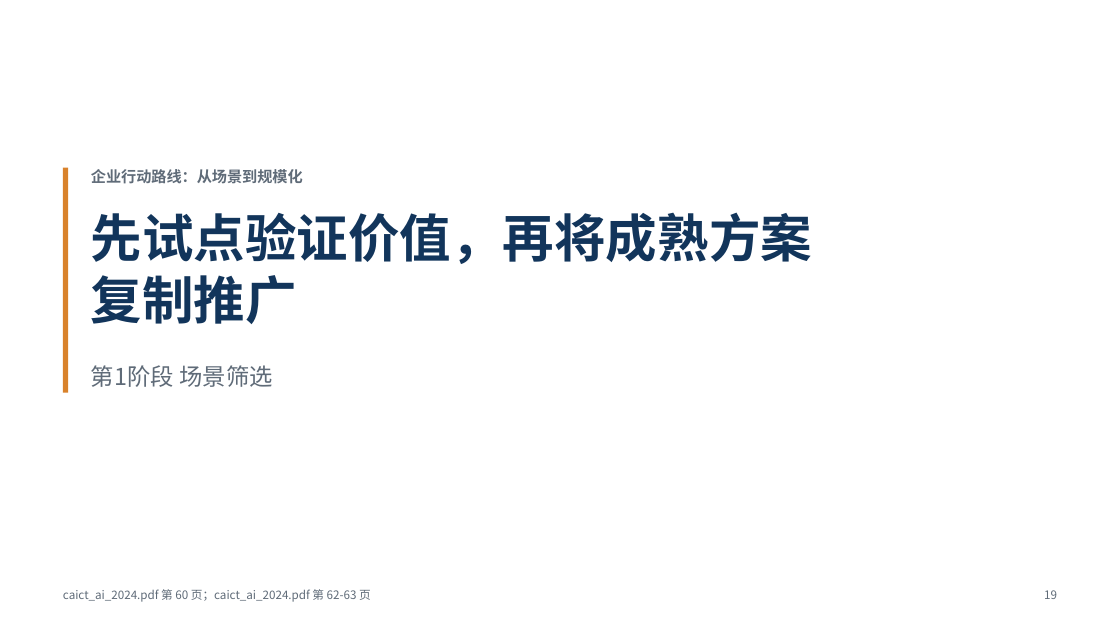
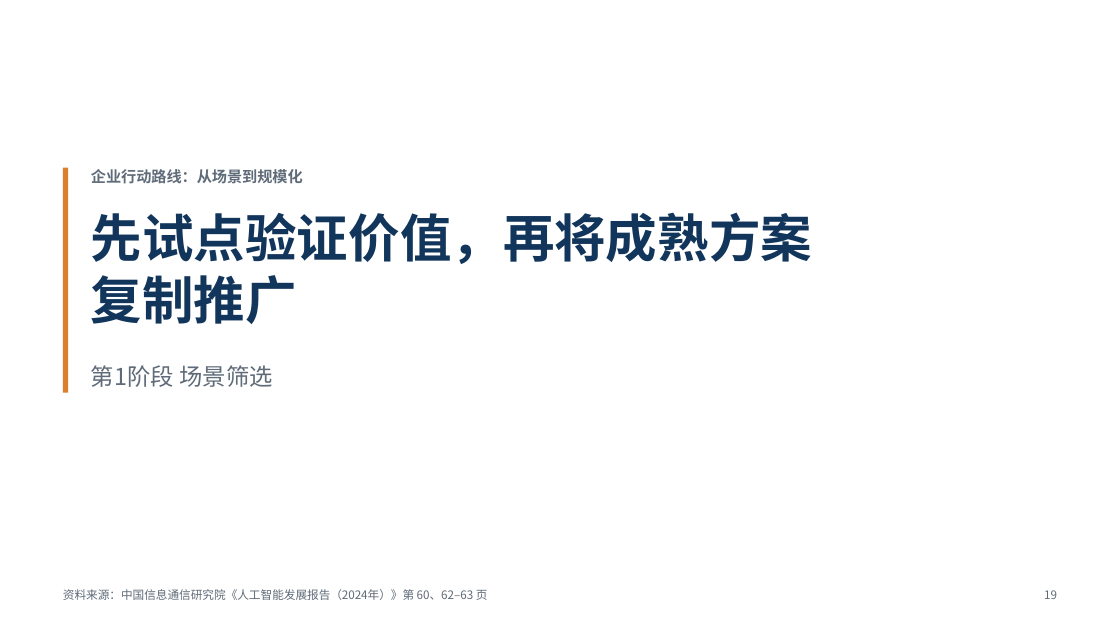
Before and after one commit to Liyilin66/ppt-agent, a slide deck: slide 19 of examples/caict-2024-sample.pptx. Drawn at 1120x630 pixels with LibreOffice and Linux fonts; fonts in the diff are those of the drawing. Boxes give left, top, right and bottom in pixels: in the first picture for what was removed or moved away, otherwise in the second. Text is boxed around its words. In the diff, an @@ line names an element or a change of style, - is before the commit and + after.

Commit message:
Show citations as report names instead of raw filenames
Footers named the uploaded file ("caict_ai_2024.pdf 第 7-13 页"), card
citations scaled up with sparse body text in accent blue, and the same page
was repeated on every card. On a management deck that reads as machine output.

Display only changes; validation still matches the uploaded filenames.
- Report names come from the document itself (PDF cover lines, DOCX title,
  Markdown heading); a cleaned filename stem is shown when nothing is found.
- Footer: "资料来源：issuer《title》第 7–13 页", one mention per report with its
  pages merged; it shortens in steps (issuer, then web titles, then sites
  only) against a measured one-line width instead of clipping mid-title.
- Card refs show only the page when the footer already names the report, use
  a fixed small muted caption, and are dropped when every card cites the
  same page.

The README sample was re-typeset from its cached content with no model or
search calls; its degraded pages are unchanged (3, 5, 18, 19).

Tested: uv run pytest (1699 passed); PowerPoint export of the sample and of
the MCP validation deck, longest footers checked on one line.

```diff
--- a/examples/caict-2024-sample.pptx
+++ b/examples/caict-2024-sample.pptx
@@ text at [63,589,488,600]: text changed @@
-caict_ai_2024.pdf 第 60 页；caict_ai_2024.pdf 第 62-63 页
+资料来源：中国信息通信研究院《人工智能发展报告（2024年）》第 60、62–63 页
```
Also in this commit, not shown: 16 other slides changed, 8 other files.
